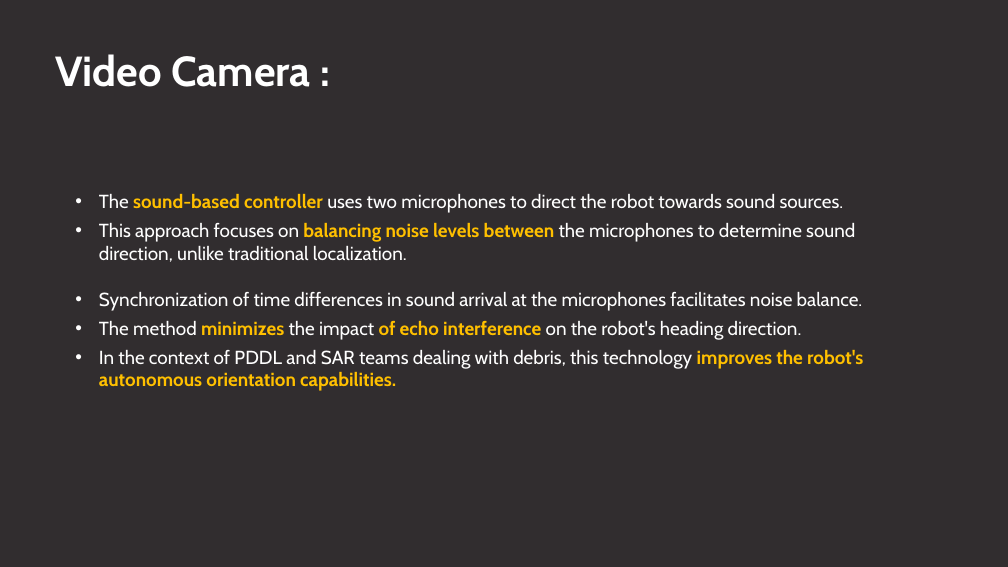
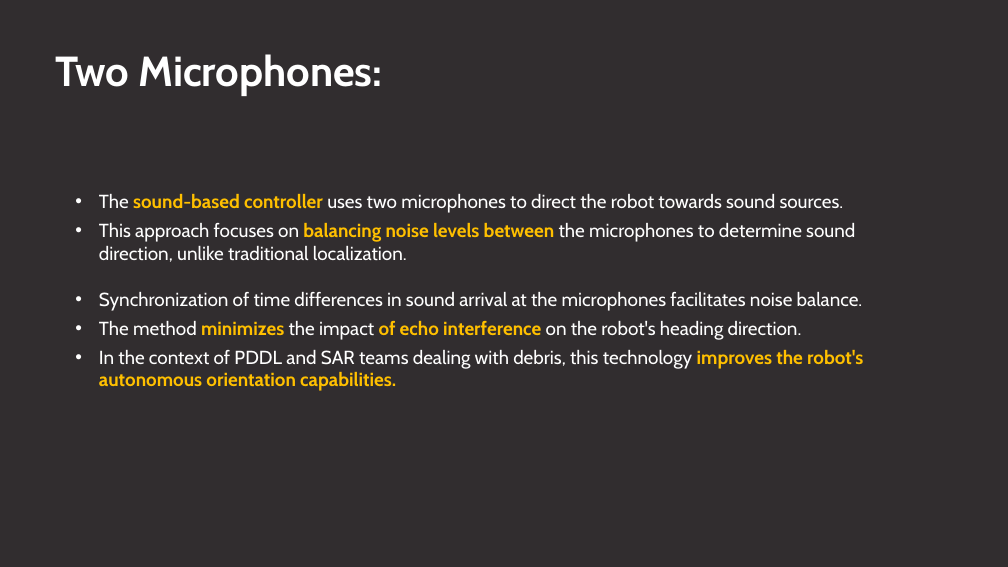
Before and after one commit to Stef504/Artificial-Intelligence-II---PDDL-PDDL-, a slide deck: slide 7 of AI-Presentation.pptx. Drawn at 1008x567 pixels with LibreOffice and Linux fonts; fonts in the diff are those of the drawing. Boxes give left, top, right and bottom in pixels: in the first picture for what was removed or moved away, otherwise in the second. Text is boxed around its words. In the diff, an @@ line names an element or a change of style, - is before the commit and + after.

```diff
--- a/AI-Presentation.pptx
+++ b/AI-Presentation.pptx
@@ text at bbox=[55, 54, 383, 96]: text changed @@
-Video Camera :
+Two Microphones:
```
Also in this commit, not shown: 6 other slides changed, 2 slides added, 1 slide removed, 13 other files.
